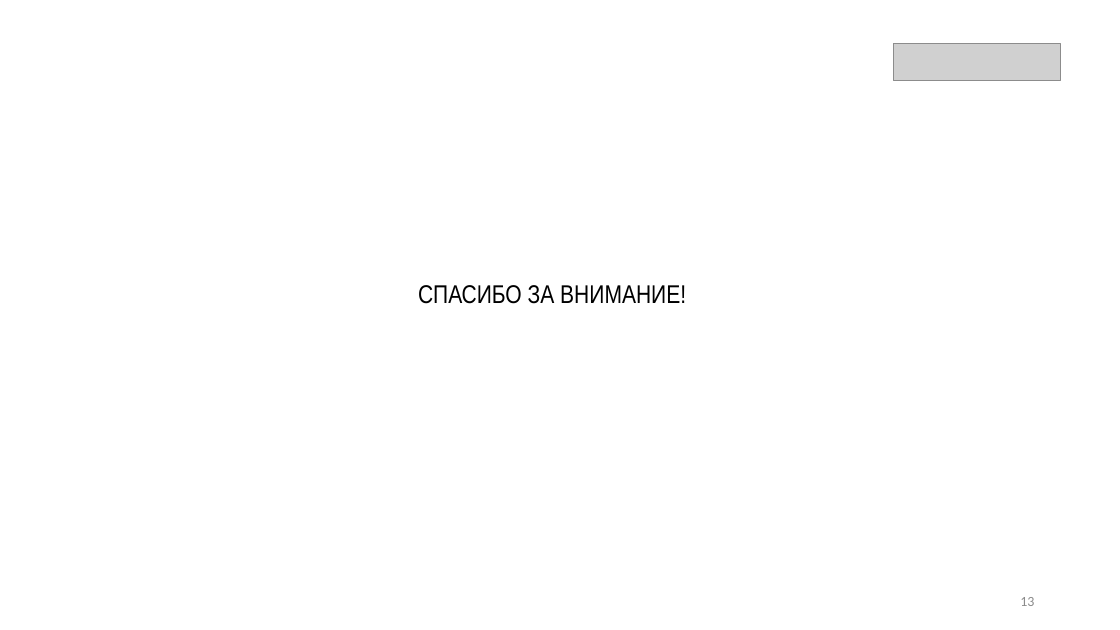
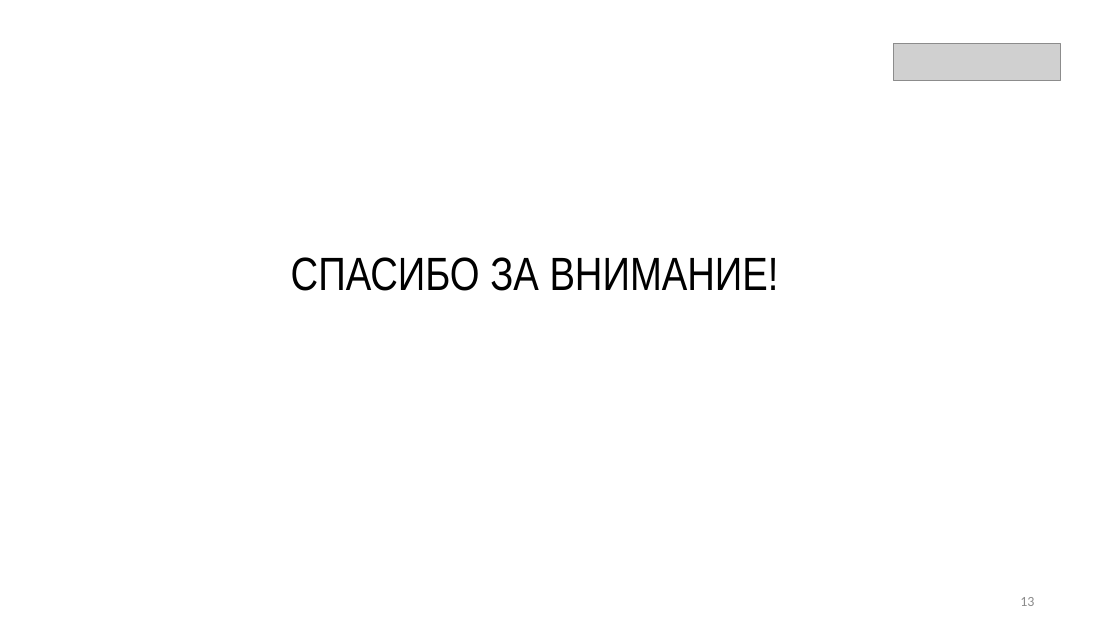
Before and after one commit to vvk79/Innopolis_final_work, a slide deck: slide 13 of Создание веб-приложения для обработки и анализа данных с.pptx. Drawn at 1120x630 pixels with LibreOffice and Linux fonts; fonts in the diff are those of the drawing; grey boxes stand for pictures. Boxes give left, top, right and bottom in pixels: in the first picture for what was removed or moved away, otherwise in the second. Text is boxed around its words. In the diff, an @@ line names an element or a change of style, - is before the commit and + after.

```diff
--- a/Создание веб-приложения для обработки и анализа данных с.pptx
+++ b/Создание веб-приложения для обработки и анализа данных с.pptx
@@ title "СПАСИБО ЗА ВНИМАНИЕ!": place and size @@
-title "СПАСИБО ЗА ВНИМАНИЕ!" at [418,285,686,304]
+title "СПАСИБО ЗА ВНИМАНИЕ!" at [291,257,779,291]
@@ title "СПАСИБО ЗА ВНИМАНИЕ!" at [291,257,779,291]: size 22 to 40 pt @@
```
Also in this commit, not shown: 8 other slides changed, 1 slide added, 2 slides removed, 1 other file.
